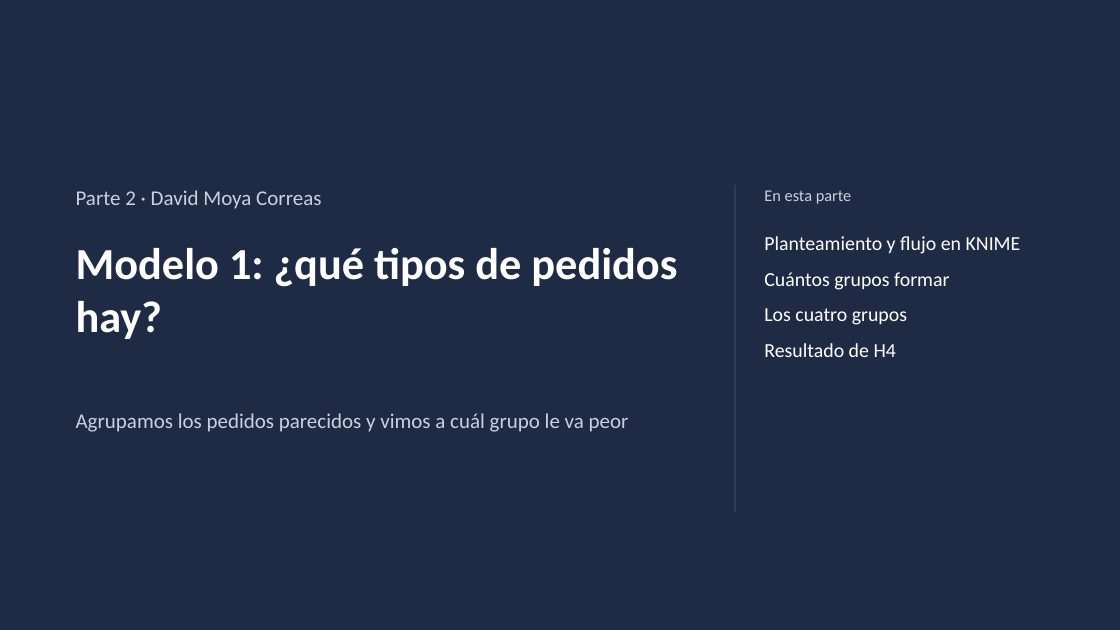
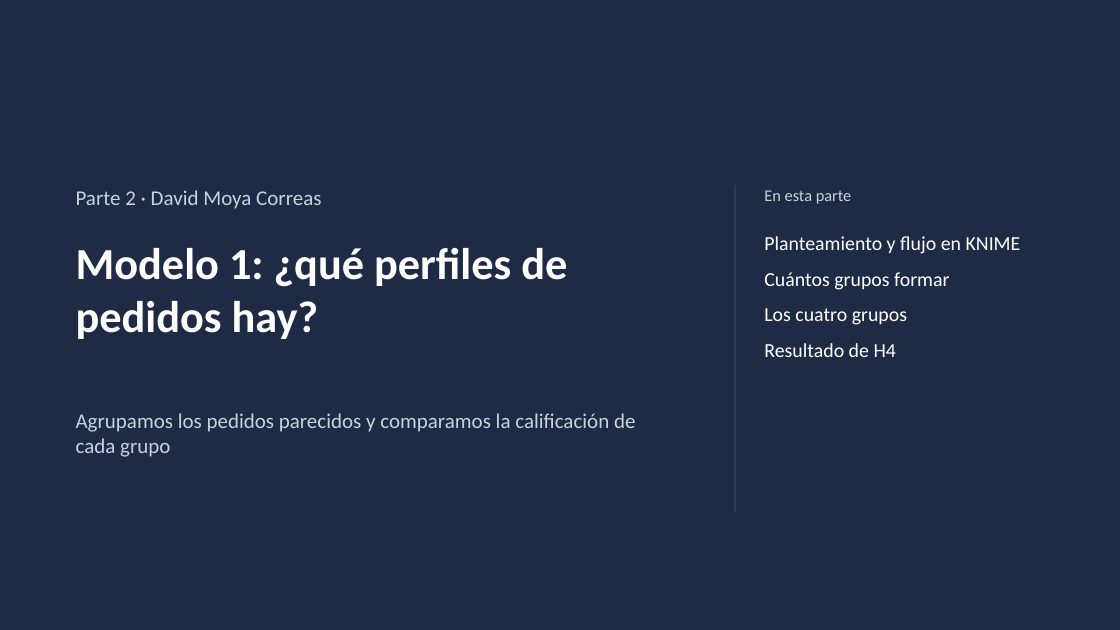
Before and after one commit to FerretoDev/mo0005-ecommerce-ml, a slide deck: slide 10 of presentacion/presentacion.pptx. Drawn at 1120x630 pixels with LibreOffice and Linux fonts; fonts in the diff are those of the drawing. Boxes give left, top, right and bottom in pixels: in the first picture for what was removed or moved away, otherwise in the second. Text is boxed around its words. In the diff, an @@ line names an element or a change of style, - is before the commit and + after.

```diff
--- a/presentacion/presentacion.pptx
+++ b/presentacion/presentacion.pptx
@@ title at bbox=[76, 248, 567, 339]: text changed @@
-Modelo 1: ¿qué tipos de pedidos hay?
+Modelo 1: ¿qué perfiles de pedidos hay?
@@ text at bbox=[76, 413, 635, 457]: text changed @@
-Agrupamos los pedidos parecidos y vimos a cuál grupo le va peor
+Agrupamos los pedidos parecidos y comparamos la calificación de cada grupo
```
Also in this commit, not shown: 7 other slides changed, 3 other files.
